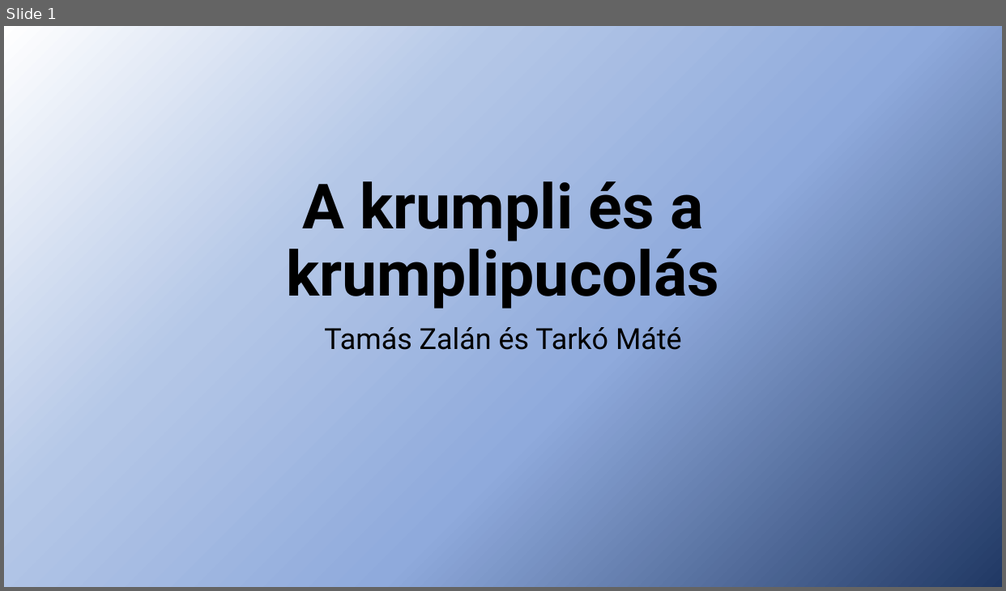
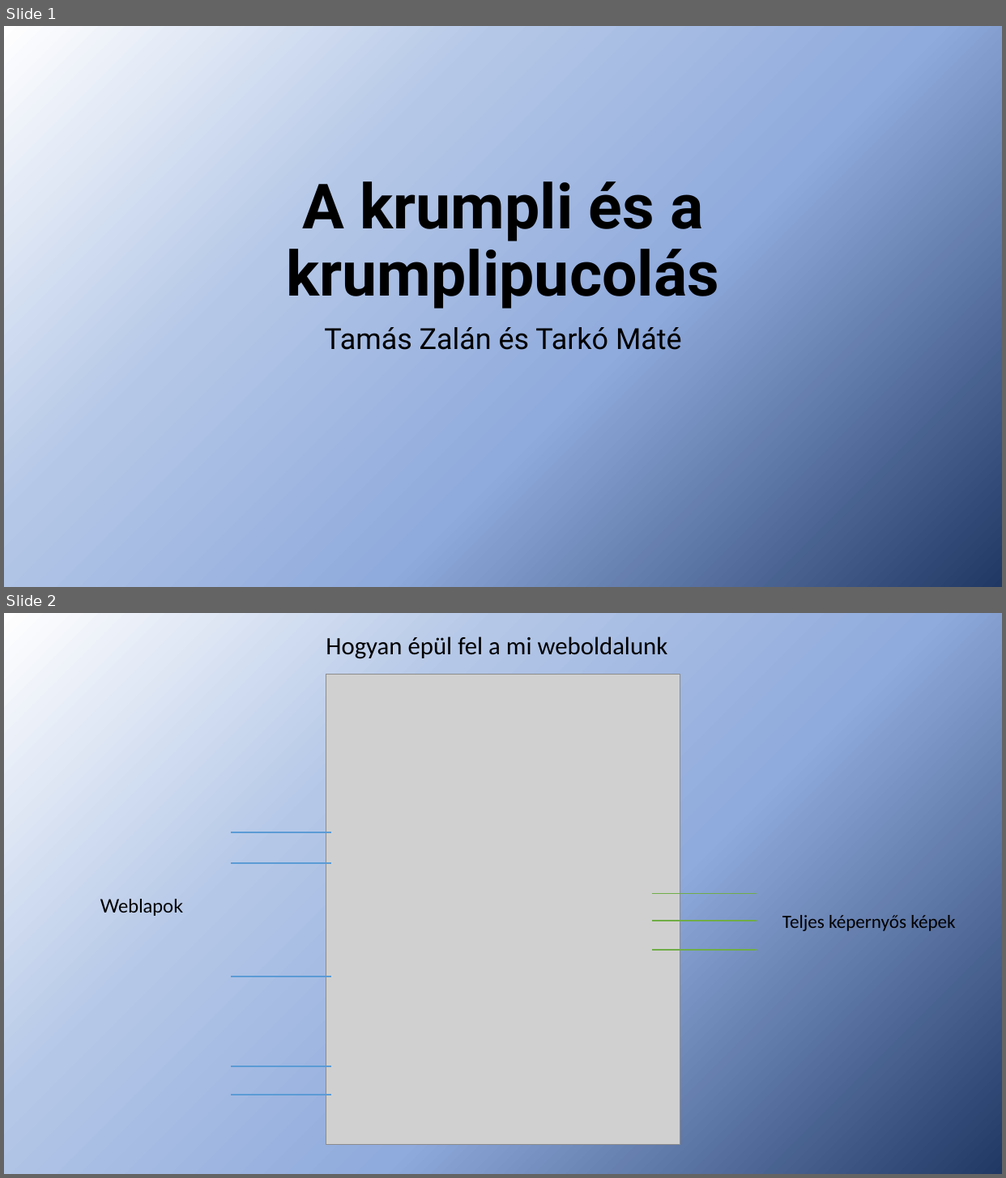
Before and after one commit to tamaszalanckik/beadando, a slide deck: A krumpli és a krumplipucolás.pptx. Shown one above the other, each under a label of ours: slide 1 before the commit, slides 1 and 2 after it. The pictures are 1006x591 and 1006x1178 pixels, drawn with LibreOffice and Linux fonts; fonts in the diff are those of the drawing; grey boxes stand for pictures. Boxes give left, top, right and bottom in pixels: in the first picture for what was removed or moved away, otherwise in the second. Text is boxed around its words. In the diff, an @@ line names an element or a change of style, - is before the commit and + after.

```diff
--- a/A krumpli és a krumplipucolás.pptx
+++ b/A krumpli és a krumplipucolás.pptx
@@ slide 2 added at (4, 613, 1002, 1174), background gradient #FFFFFF to #B4C7E7 to #8FAADC to #203864 @@
@@ text added at (326, 636, 668, 659), 24 pt, text #000000 @@
+Hogyan épül fel a mi weboldalunk
@@ picture added at (326, 675, 680, 1145) @@
@@ line added from (331, 833) to (231, 833), #5B9BD5 1.5 pt @@
@@ line added from (331, 864) to (231, 864), #5B9BD5 1.5 pt @@
@@ text added at (100, 899, 183, 916), 18 pt, text #000000 @@
+Weblapok
@@ line added from (651, 894) to (757, 894), #70AD47 1.5 pt @@
@@ line added from (651, 922) to (757, 922), #70AD47 1.5 pt @@
@@ text added at (782, 915, 955, 931), 18 pt, text #000000 @@
+Teljes képernyős képek
@@ line added from (651, 951) to (757, 951), #70AD47 1.5 pt @@
@@ line added from (331, 977) to (231, 977), #5B9BD5 1.5 pt @@
@@ line added from (331, 1067) to (231, 1067), #5B9BD5 1.5 pt @@
@@ line added from (331, 1095) to (231, 1095), #5B9BD5 1.5 pt @@
```
Also in this commit, not shown: 4 other slides added, 9 slides removed, 1 other file.
